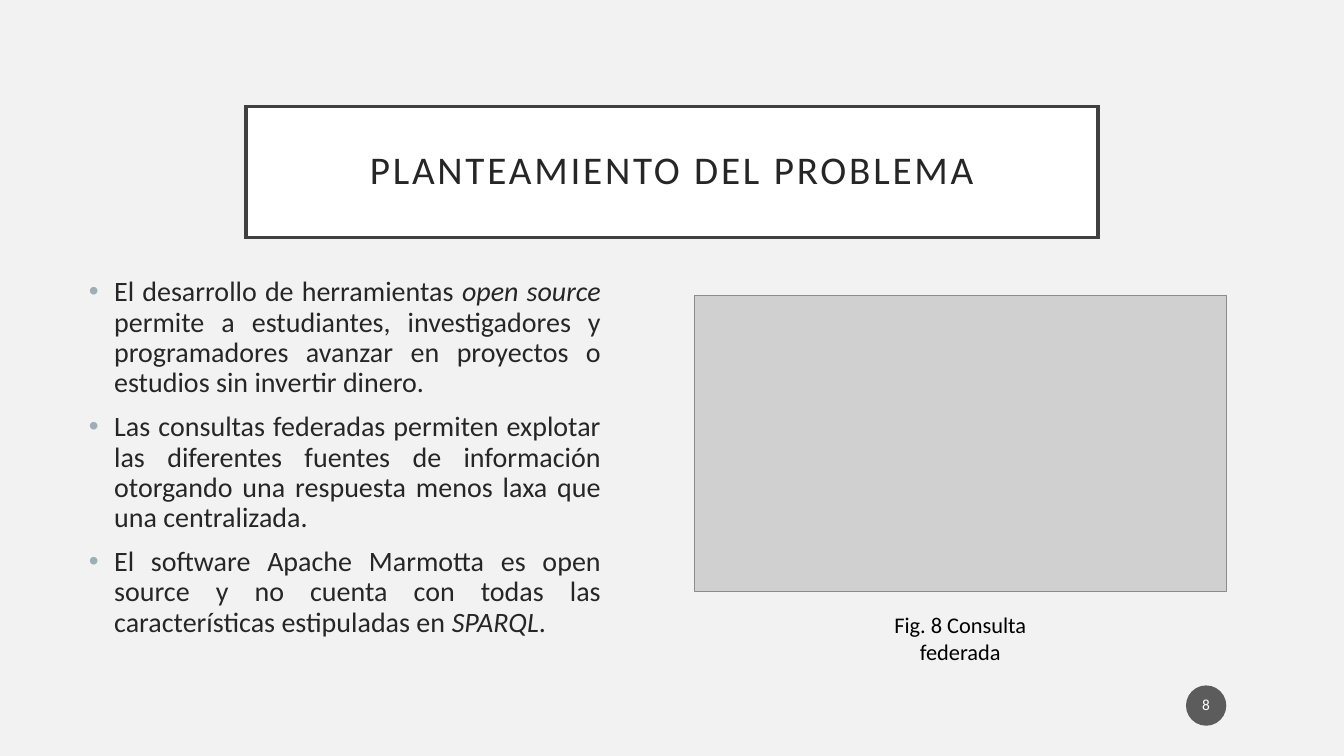
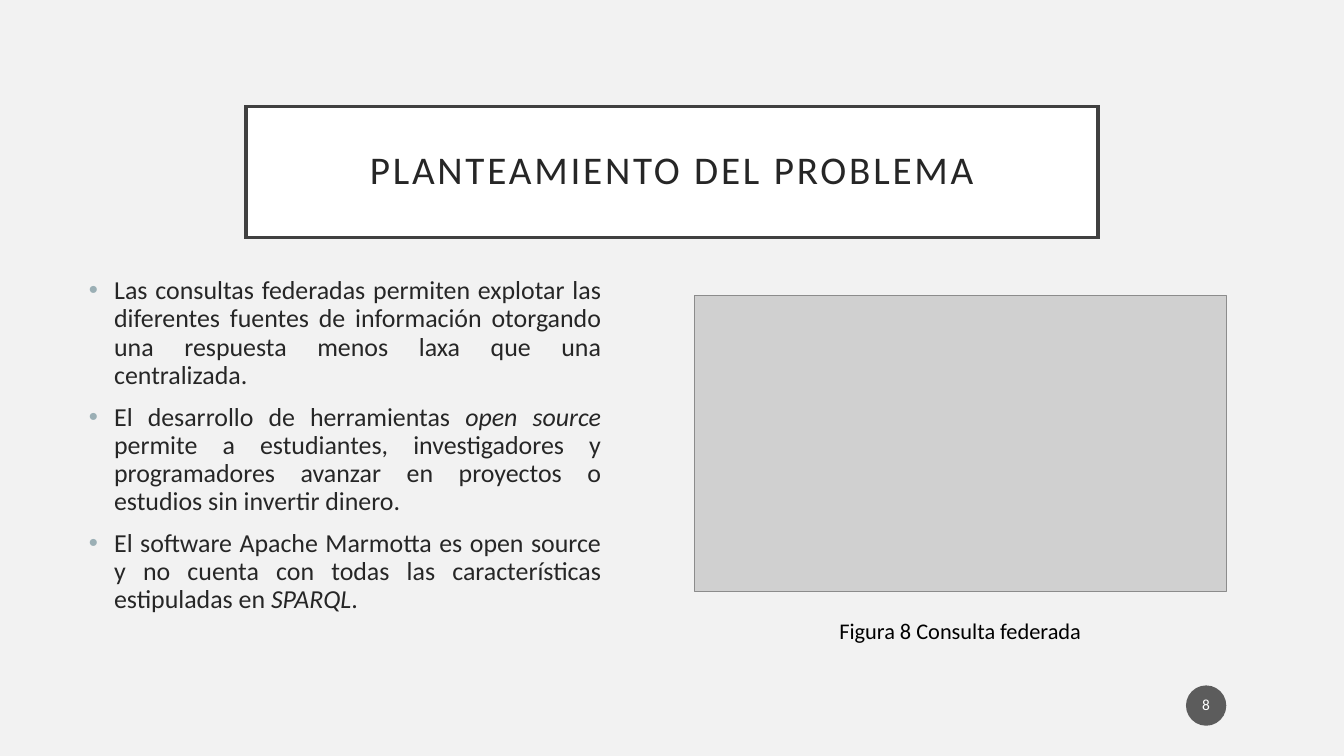
Before and after one commit to Osw1997/Proyecto-Terminal-1, a slide deck: slide 8 of Final/Presentacion.pptx. Drawn at 1344x756 pixels with LibreOffice and Linux fonts; fonts in the diff are those of the drawing; grey boxes stand for pictures. Boxes give left, top, right and bottom in pixels: in the first picture for what was removed or moved away, otherwise in the second. Text is boxed around its words. In the diff, an @@ line names an element or a change of style, - is before the commit and + after.

```diff
--- a/Final/Presentacion.pptx
+++ b/Final/Presentacion.pptx
@@ text at <box>114,281,601,384</box>: paragraph added @@
+• Las consultas federadas permiten explotar las diferentes fuentes de información otorgando una respuesta menos laxa que una centralizada.
@@ text at <box>114,416,601,527</box>: paragraph removed @@
-• Las consultas federadas permiten explotar las diferentes fuentes de información otorgando una respuesta menos laxa que una centralizada.
@@ text at <box>114,408,601,612</box>: size 20 to 18.5 pt in "El desarrollo de herramientas open source permite ...", "El software Apache Marmotta es open source ..." @@
@@ text at <box>839,623,1081,643</box>: text changed @@
-Fig. 8 Consulta federada
+Figura 8 Consulta federada
```
Also in this commit, not shown: 11 other slides changed, 10 slides added.
